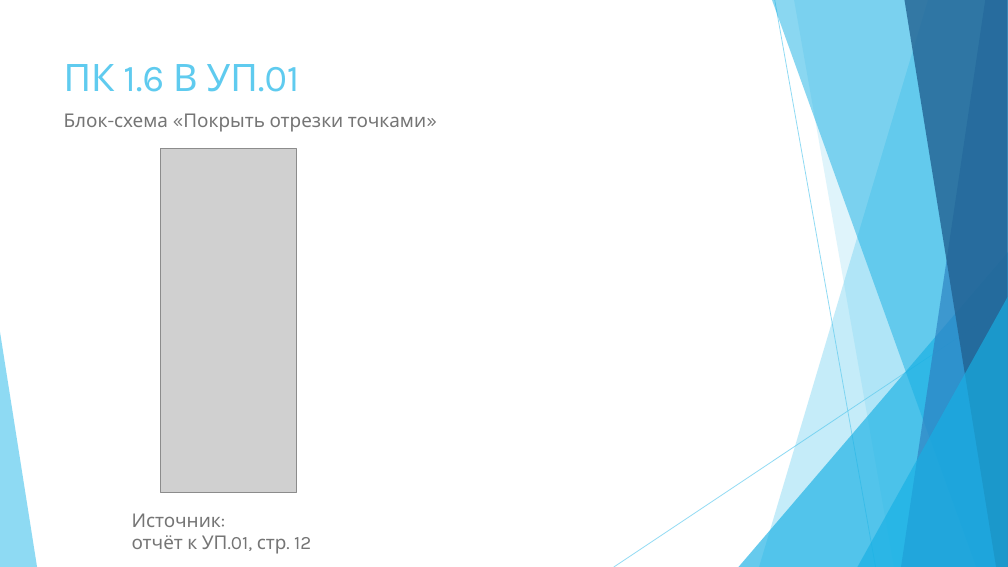
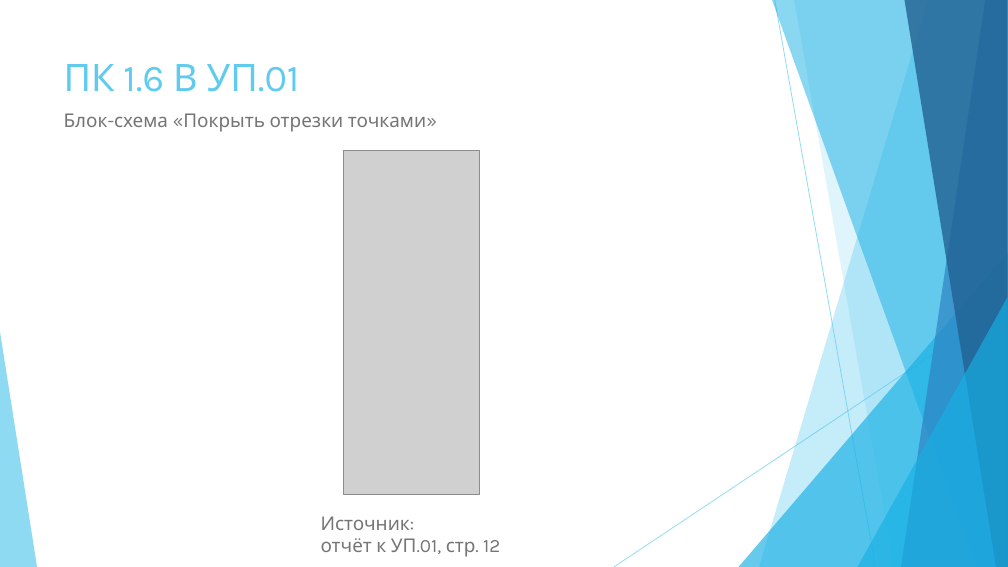
Before and after one commit to prog-kkkmt/p2-17, a slide deck: slide 14 of ПМ.01/ПМ.01.Стрельников. Презентация.pptx. Drawn at 1008x567 pixels with LibreOffice and Linux fonts; fonts in the diff are those of the drawing; grey boxes stand for pictures. Boxes give left, top, right and bottom in pixels: in the first picture for what was removed or moved away, otherwise in the second. Text is boxed around its words. In the diff, an @@ line names an element or a change of style, - is before the commit and + after.

```diff
--- a/ПМ.01/ПМ.01.Стрельников. Презентация.pptx
+++ b/ПМ.01/ПМ.01.Стрельников. Презентация.pptx
@@ picture: place and size @@
-picture at <box>160,149,296,493</box>
+picture at <box>343,150,479,495</box>
@@ text "Источник: отчёт к УП.01, стр. ...": place and size @@
-text "Источник: отчёт к УП.01, стр. ..." at <box>132,513,311,554</box>
+text "Источник: отчёт к УП.01, стр. ..." at <box>321,516,500,557</box>
```
Also in this commit, not shown: 6 other slides changed, 2 other files.
